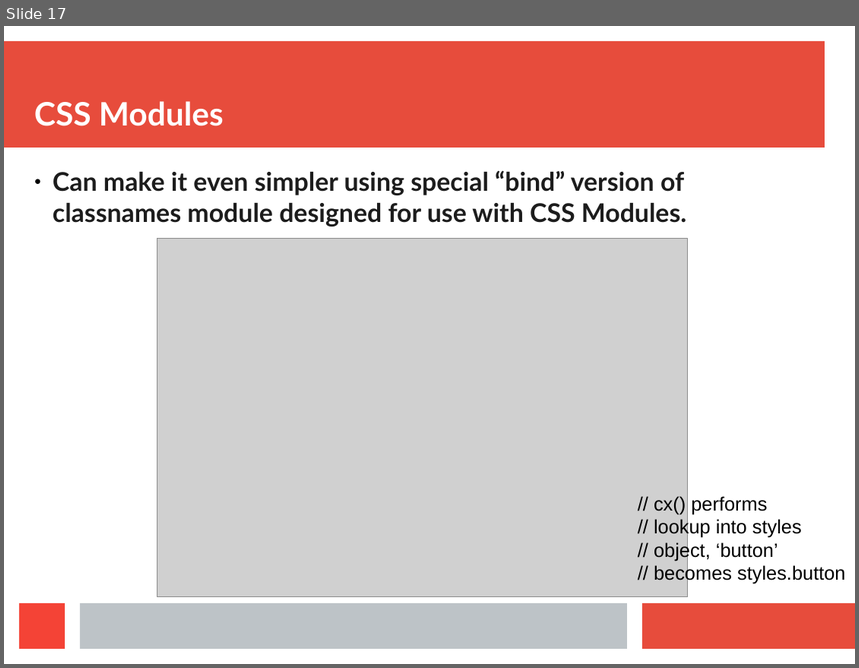
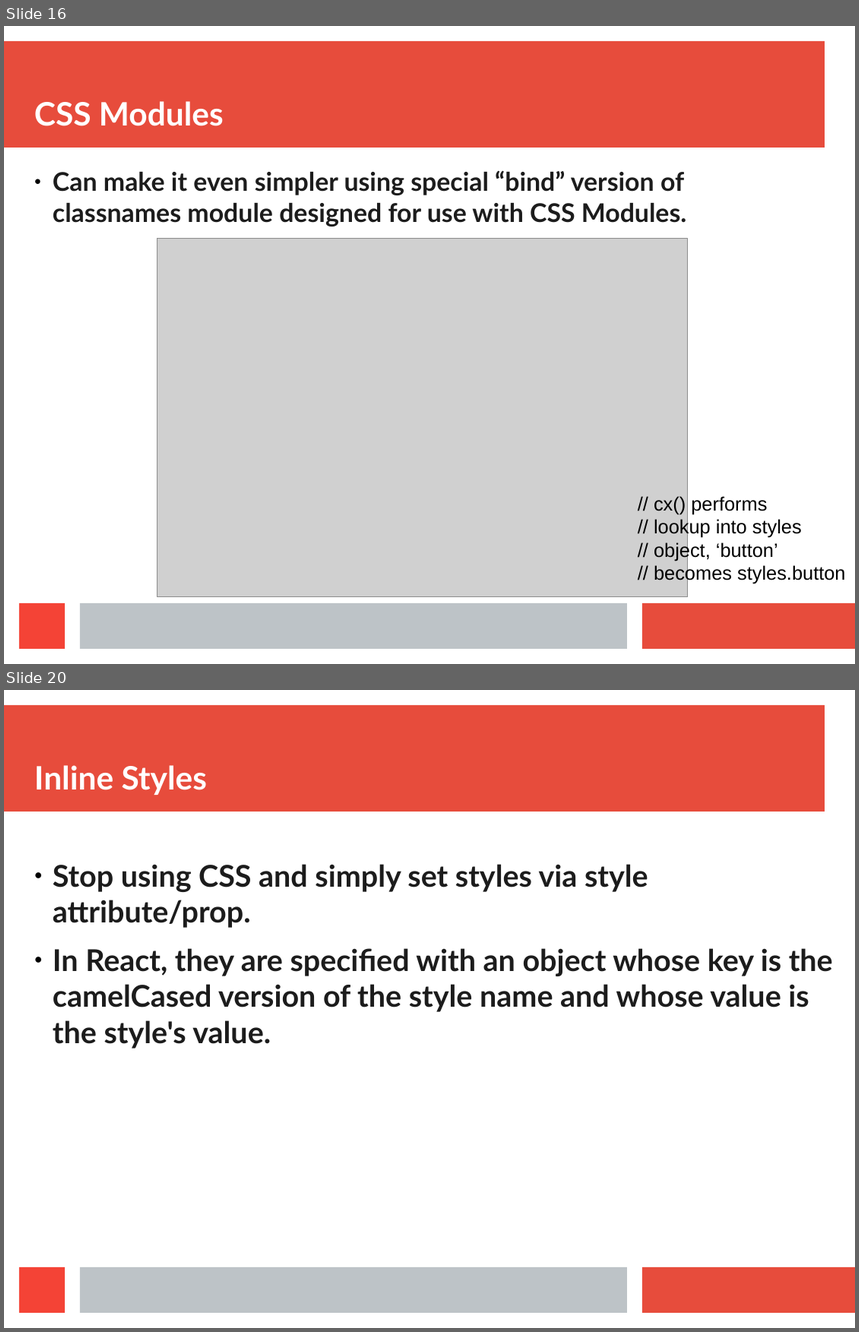
Before and after one commit to aruberto/styling-javascript-components, a slide deck: styling_react_components.odp. Shown one above the other, each under a label of ours: slide 17 before the commit, slides 16 and 20 after it; the slides between them are not shown. The pictures are 859x668 and 859x1332 pixels, drawn with LibreOffice and Linux fonts; fonts in the diff are those of the drawing; grey boxes stand for pictures. Boxes give left, top, right and bottom in pixels: in the first picture for what was removed or moved away, otherwise in the second. Text is boxed around its words. In the diff, an @@ line names an element or a change of style, - is before the commit and + after.

```diff
--- a/styling_react_components.odp
+++ b/styling_react_components.odp
@@ slide 20 added at bbox=[4, 690, 855, 1328], background #FFFFFF; not listed: 4 template elements that a slide beside it also shows @@
@@ title added at bbox=[34, 765, 207, 795], 30.1 pt, text #FFFFFF, bold @@
+Inline Styles
@@ text added at bbox=[53, 864, 833, 1049], 28 pt, text #1C1C1C, bold @@
+● Stop using CSS and simply set styles via style attribute/prop.
+● In React, they are specified with an object whose key is the camelCased version of the style name and whose value is the style's value.
@@ what was slide 17 is now slide 16 @@
```
Also in this commit, not shown: 2 slides changed, 4 other slides added, 2 slides removed, 1 other file.
